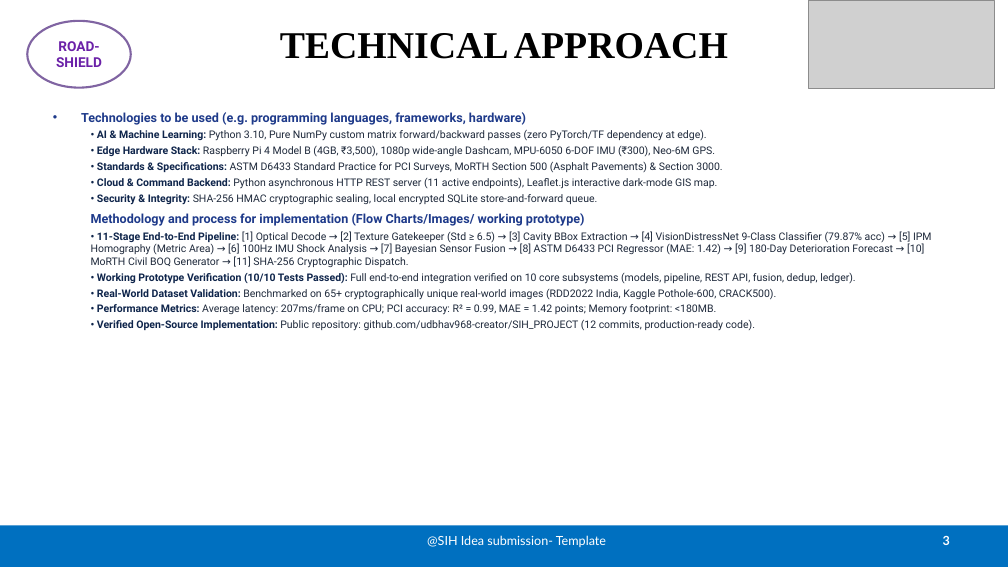
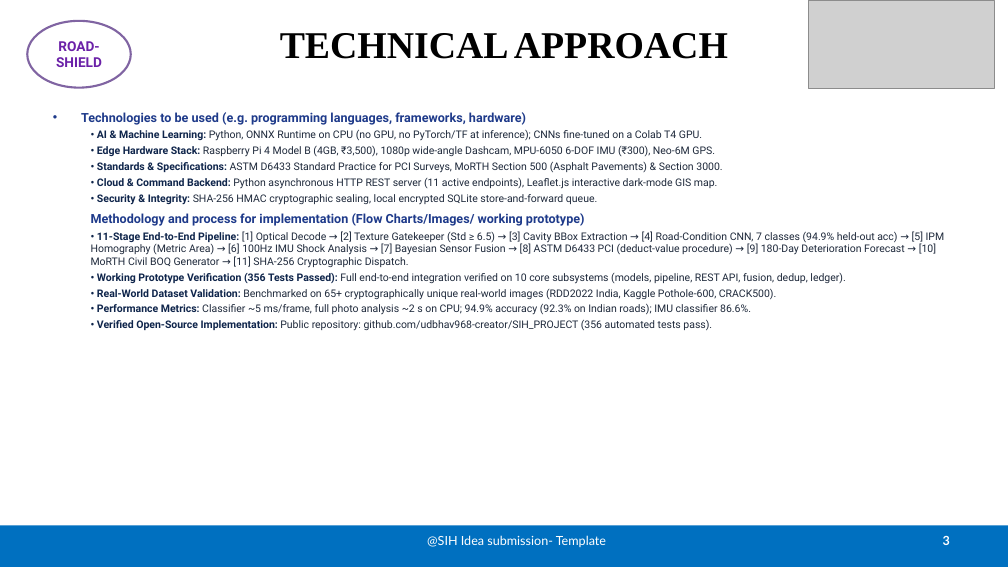
Before and after one commit to udbhav968-creator/SIH_PROJECT, a slide deck: slide 3 of SIH2026_ROAD_SHIELD_Submission.pptx. Drawn at 1008x567 pixels with LibreOffice and Linux fonts; fonts in the diff are those of the drawing; grey boxes stand for pictures. Boxes give left, top, right and bottom in pixels: in the first picture for what was removed or moved away, otherwise in the second. Text is boxed around its words. In the diff, an @@ line names an element or a change of style, - is before the commit and + after.

```diff
--- a/SIH2026_ROAD_SHIELD_Submission.pptx
+++ b/SIH2026_ROAD_SHIELD_Submission.pptx
@@ text at (97,130,702,141): text changed @@
-  • AI & Machine Learning: Python 3.10, Pure NumPy custom matrix forward/backward passes (zero PyTorch/TF dependency at edge).
+  • AI & Machine Learning: Python, ONNX Runtime on CPU (no GPU, no PyTorch/TF at inference); CNNs fine-tuned on a Colab T4 GPU.
@@ text at (91,230,945,284): text changed @@
-  • 11-Stage End-to-End Pipeline: [1] Optical Decode → [2] Texture Gatekeeper (Std ≥ 6.5) → [3] Cavity BBox Extraction → [4] VisionDistressNet 9-Class Classifier (79.87% acc) → [5] IPM Homography (Metric Area) → [6] 100Hz IMU Shock Analysis → [7] Bayesian Sensor Fusion → [8] ASTM D6433 PCI Regressor (MAE: 1.42) → [9] 180-Day Deterioration Forecast → [10] MoRTH Civil BOQ Generator → [11] SHA-256 Cryptographic Dispatch.
-  • Working Prototype Verification (10/10 Tests Passed): Full end-to-end integration verified on 10 core subsystems (models, pipeline, REST API, fusion, dedup, ledger).
+  • 11-Stage End-to-End Pipeline: [1] Optical Decode → [2] Texture Gatekeeper (Std ≥ 6.5) → [3] Cavity BBox Extraction → [4] Road-Condition CNN, 7 classes (94.9% held-out acc) → [5] IPM Homography (Metric Area) → [6] 100Hz IMU Shock Analysis → [7] Bayesian Sensor Fusion → [8] ASTM D6433 PCI (deduct-value procedure) → [9] 180-Day Deterioration Forecast → [10] MoRTH Civil BOQ Generator → [11] SHA-256 Cryptographic Dispatch.
+  • Working Prototype Verification (356 Tests Passed): Full end-to-end integration verified on 10 core subsystems (models, pipeline, REST API, fusion, dedup, ledger).
@@ text at (97,304,751,331): text changed @@
-  • Performance Metrics: Average latency: 207ms/frame on CPU; PCI accuracy: R² = 0.99, MAE = 1.42 points; Memory footprint: <180MB.
-  • Verified Open-Source Implementation: Public repository: github.com/udbhav968-creator/SIH_PROJECT (12 commits, production-ready code).
+  • Performance Metrics: Classifier ~5 ms/frame, full photo analysis ~2 s on CPU; 94.9% accuracy (92.3% on Indian roads); IMU classifier 86.6%.
+  • Verified Open-Source Implementation: Public repository: github.com/udbhav968-creator/SIH_PROJECT (356 automated tests pass).
```
Also in this commit, not shown: 3 other slides changed, 13 other files.
